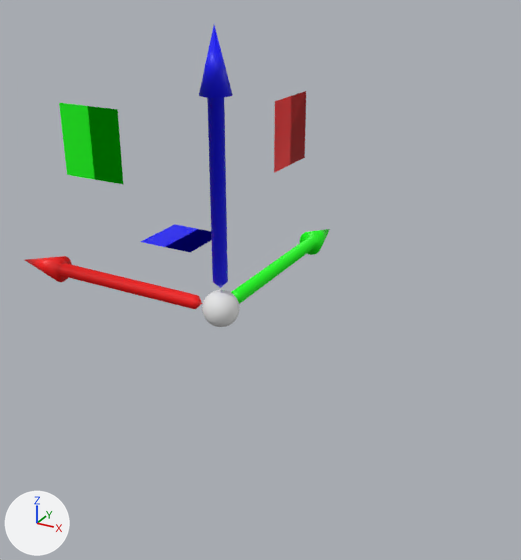
The Blender file Resources/Engine/Models/gizmo-translation.blend as it was, and as the next commit left it.
Both versions are drawn from a 50 mm lens placed at (233.0, -369.0, 211.0), pointed at (-9.0, 71.0, -8.0). The lights are fixed; the arrows at lower left show +X, +Y and +Z.

The first picture shows 'ArrowX', 'ArrowY', 'ArrowZ', 'Center', 'PlaneX', 'PlaneY', 'PlaneZ'.
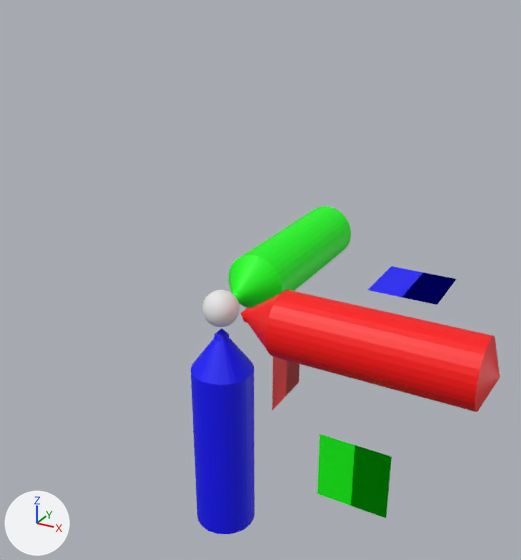
Commit message: (Gizmo) Implemented multi-object translation.

Pixel boxes (x1, y1, x2, y2) of what changed, in the pictures (521 x 560 px):
```json
{"object": "ArrowXSelection", "change": "shown", "after": [246, 290, 500, 412], "on screen": "red"}
{"object": "ArrowZSelection", "change": "shown", "after": [191, 338, 255, 534], "on screen": "blue"}
{"object": "PlaneY", "change": "mesh moved", "before": [59, 103, 123, 184], "after": [317, 434, 392, 518]}
{"object": "ArrowYSelection", "change": "shown", "after": [228, 206, 351, 308], "on screen": "green"}
{"object": "ArrowZ", "change": "mesh turned", "before": [199, 25, 233, 288], "after": [214, 328, 229, 342]}
{"object": "PlaneZ", "change": "mesh moved", "before": [141, 224, 211, 252], "after": [368, 266, 456, 305]}
{"object": "PlaneX", "change": "mesh moved", "before": [274, 91, 306, 173], "after": [272, 357, 300, 410]}
{"object": "ArrowX", "change": "mesh turned", "before": [25, 256, 202, 309], "after": [240, 307, 251, 323]}
{"object": "ArrowY", "change": "unchanged, covered by the edit", "before": [231, 229, 330, 304], "after": [231, 289, 244, 304]}
```

Scene script edits in JSON lines:
```json
{"block": "me_arrowz", "where": "me_arrowz.from_pydata(...)  # 98 vertices, 98 faces; spans x -10.0..10.0, y -10.0..10.0, z 15.0..180.0"}
{"block": "me_arrowz", "where": "# used by ob_arrowz; location = (0.0, 0.0, 0.0)"}
{"block": "me_arrowz", "change": "me_arrowz part 1: the whole mesh is turned 180 degrees about the x axis through the mesh origin"}
{"block": "me_planez", "where": "me_planez.from_pydata(...)  # 8 vertices, 2 faces; spans x -125.0..-75.0, y 75.0..125.0, z 0.0"}
{"block": "me_planez", "where": "# used by ob_planez; location = (0.0, 0.0, 0.0)"}
{"block": "me_planez", "change": "me_planez part 2: the whole mesh is moved by (200.0, 0.0, 0.0)"}
{"block": "me_arrowx", "where": "me_arrowx.from_pydata(...)  # 98 vertices, 98 faces; spans x -180.0..-15.0, y -10.0..10.0, z -10.0..10.0"}
{"block": "me_arrowx", "where": "# used by ob_arrowx; location = (0.0, 0.0, 0.0)"}
{"block": "me_arrowx", "change": "me_arrowx part 3: the whole mesh is turned 180 degrees about the z axis through the mesh origin"}
{"block": "me_arrowzselection", "where": "me_arrowzselection.from_pydata(...)  # 66 vertices, 96 faces; spans x -22.0..22.0, y -22.0..22.0, z 15.0..182.0"}
{"block": "me_arrowzselection", "where": "# used by ob_arrowzselection; location = (0.0, 0.0, 0.0)"}
{"block": "me_arrowzselection", "change": "me_arrowzselection part 4: the whole mesh is turned 180 degrees about the x axis through the mesh origin"}
{"block": "me_arrowxselection", "where": "me_arrowxselection.from_pydata(...)  # 66 vertices, 96 faces; spans x -182.0..-15.0, y -22.0..22.0, z -22.0..22.0"}
{"block": "me_arrowxselection", "where": "# used by ob_arrowxselection; location = (0.0, 0.0, 0.0)"}
{"block": "me_arrowxselection", "change": "me_arrowxselection part 5: the whole mesh is turned 180 degrees about the z axis through the mesh origin"}
{"block": "me_planey", "where": "me_planey.from_pydata(...)  # 8 vertices, 2 faces; spans x -125.0..-75.0, y 0.0, z 75.0..125.0"}
{"block": "me_planey", "where": "# used by ob_planey; location = (0.0, 0.0, 0.0)"}
{"block": "me_planey", "change": "me_planey part 6: the whole mesh is moved by (200.0, 0.0, -200.0)"}
{"block": "me_planex", "where": "me_planex.from_pydata(...)  # 8 vertices, 2 faces; spans x 0.0, y 75.0..125.0, z 75.0..125.0"}
{"block": "me_planex", "where": "# used by ob_planex; location = (0.0, 0.0, 0.0)"}
{"block": "me_planex", "change": "me_planex part 7: the whole mesh is moved by (0.0, 0.0, -200.0)"}
{"op": "remove", "block": "ob_arrowzselection", "code": "ob_arrowzselection.hide_set(True)"}
{"op": "remove", "block": "ob_arrowxselection", "code": "ob_arrowxselection.hide_set(True)"}
{"op": "remove", "block": "ob_arrowyselection", "code": "ob_arrowyselection.hide_set(True)"}
```
